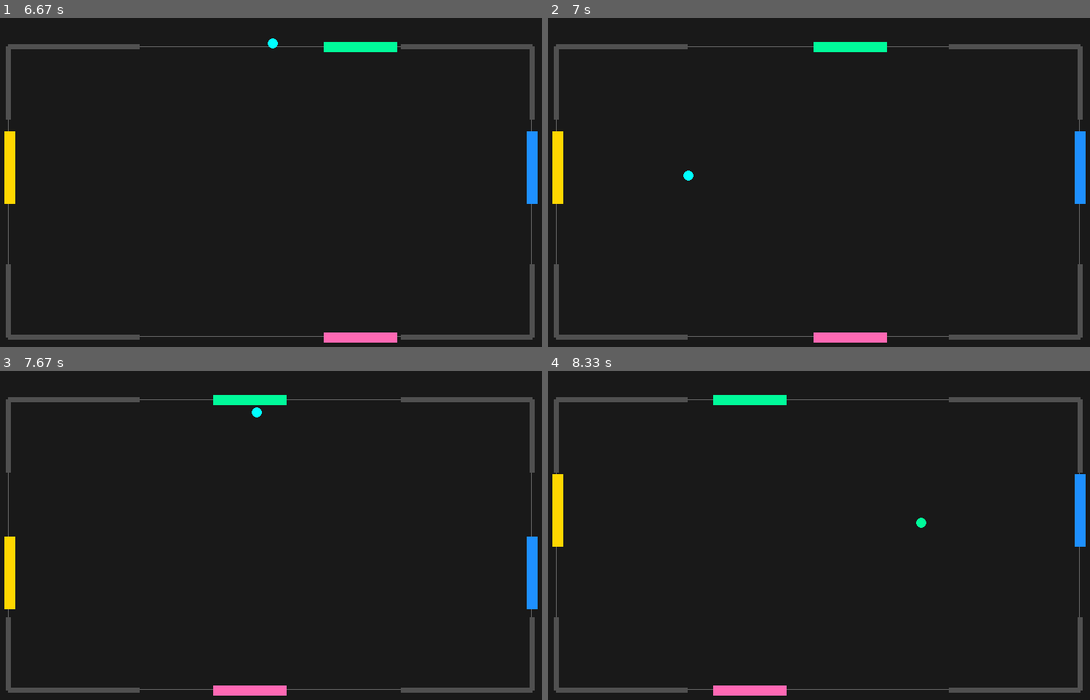
Above: before the commit, frames 1-4 (two rows, left to right).
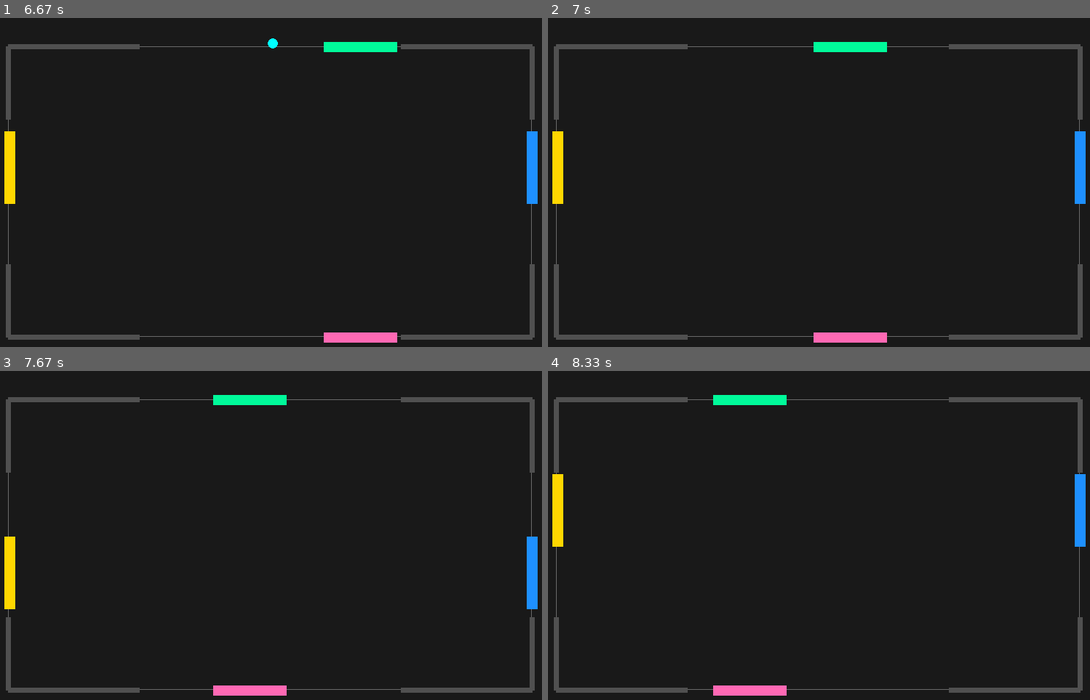
Above: after the commit, the same moments.

Repository: ranimonium/quadpong
Game: pygame game, started from proto4p.py
The game is run twice, just before and just after one commit, with the same random seed, the same clock (stepped at 60 frames per second) and the same inputs. The source is Python 2; it was converted automatically to run under Python 3.
Inputs (mouse positions are in pixels of both pictures, inside the frame that each line leads up to):
- Up to frame 1 (6.67 s): tap S at 0.33 s; hold Right 0.67-1.13 s; hold D 0.67-1.13 s; move the mouse to (482, 182) at 0.7 s; hold Up 1.17-1.47 s; hold W 1.17-1.47 s; move the mouse to (113, 195) at 1.2 s; hold Right 1.5-1.97 s; hold D 1.5-1.97 s; move the mouse to (65, 136) at 1.53 s; hold Left 2-2.53 s; hold A 2-2.53 s; move the mouse to (368, 64) at 2.03 s; hold Down 2.57-2.87 s; hold S 2.57-2.87 s; move the mouse to (346, 221) at 2.6 s; hold Left 2.9-3.3 s; hold A 2.9-3.3 s; move the mouse to (281, 70) at 2.93 s; hold Up 3.33-3.7 s; hold W 3.33-3.7 s; move the mouse to (37, 182) at 3.37 s; hold Right 3.73-4.37 s; hold D 3.73-4.37 s; move the mouse to (281, 228) at 3.77 s; hold Down 4.4-4.77 s; hold S 4.4-4.77 s; move the mouse to (249, 129) at 4.43 s; hold Left 4.8-5.27 s; hold A 4.8-5.27 s; move the mouse to (439, 248) at 4.83 s; hold Right 5.3-5.77 s; hold D 5.3-5.77 s; move the mouse to (162, 73) at 5.33 s; hold Up 5.8-6.1 s; hold W 5.8-6.1 s; move the mouse to (444, 159) at 5.83 s; hold Right 6.13-6.6 s; hold D 6.13-6.6 s; move the mouse to (21, 110) at 6.17 s; hold Left from 6.63 s (still down); hold A from 6.63 s (still down)
- Up to frame 2 (7 s): keep holding Left; keep holding A; move the mouse to (1057, 162) at 6.67 s
- Up to frame 3 (7.67 s): release Left at 7.17 s; release A at 7.17 s; hold Down 7.2-7.5 s; hold S 7.2-7.5 s; move the mouse to (406, 479) at 7.23 s; hold Left from 7.53 s (still down); hold A from 7.53 s (still down); move the mouse to (498, 614) at 7.57 s
- Up to frame 4 (8.33 s): release Left at 7.93 s; release A at 7.93 s; hold Up from 7.97 s (still down); hold W from 7.97 s (still down); move the mouse to (618, 423) at 8 s

Frame 1 is identical in both runs. In frame 2, less than 0.1% of the frame differs, in the area x 24-27%, y 46-50%; in frame 3, less than 0.1%; in frame 4, less than 0.1%.

Commit message:
START NETWORKING

Diff:
--- /dev/null
+++ b/client.py
@@ -0,0 +1,22 @@
+"""
+GAME CLIENT
+
+Hi, suggestion lang ang nandito.
+Be free to implement your own ideas.
+
+"""
+
+modifiable_field = 'i-modify mo ako'
+
+
+#all clients, including self.  self knows self using client_id
+clients = []
+
+client_id = 0 # to be assigned once connected; would be the own index in clients list
+
+def movement():t
+	#modify modifiable field
+	pass
+
+def get_modifiable_field():
+	return modifiable_field
--- a/elements.py
+++ b/elements.py
@@ -86,6 +86,9 @@
 	def set_pos(self, pos):
 		self.x, self.y = pos[0], pos[1]
 
+	def get_pos(self):
+		return (self.x, self.y)
+
 	def set_direction(self, direction):
 		self.direction = direction
 
--- a/proto4p.py
+++ b/proto4p.py
@@ -103,7 +103,7 @@
 				ball.bounce('vertical')
 		# print "rect_i = " + str(rect_i)
 
-
+#handle paddle-border limitations
 def handle_borderPaddleCollisions(border_rects, paddle_rects):
 	for p in paddle_rects:
 		# print paddle_rects.index(p)
@@ -115,8 +115,37 @@
 		if paddle_i != -1:
 			players[paddle_i].set_direction(e.NONE)
 
-
-
+def manage_scoring(ball):
+
+	# index of the player whose side had the ball come out:  0 - top; 1 - bottom; 2 - left; 3 - right
+	player_side = -1
+
+	TOP = 0
+	BOTTOM = 1
+	LEFT = 2
+	RIGHT = 3
+
+	if ball.x < -10:
+		player_side = LEFT
+	elif ball.x > WINDOWWIDTH+10:
+		player_side = RIGHT
+	elif ball.y < -10:
+		player_side = TOP
+	elif ball.y > WINDOWHEIGHT+10:
+		player_side = BOTTOM
+	if player_side != -1:
+		player_scored_i = [p.color for p in players].index(ball.color)
+		if player_scored_i != player_side: # to ensure that you won't score from your own loss
+			players[ player_scored_i ].add_score()
+		ball = e.Ball( e.AQUA, [250, 250])
+		print ball.get_pos()
+		ball.set_direction(e.NE)
+
+
+	for p in players:
+		print str(players.index(p)) + " " + str(p.score)
+
+	return ball
 #ball speed
 BSPEED = 2
 
@@ -203,14 +232,16 @@
 	for p in players:
 		p.update_pos(PSPEED)
 
-	# restarts the ball if it ever gets out of the windor
-	if ball.x < -10 or ball.x > WINDOWWIDTH+10 or ball.y < -10 or ball.y > WINDOWHEIGHT+10:
-		ball = e.Ball( e.AQUA, [250, 250])
-		ball.set_direction(e.NE)
+	# player scores if ball comes out of the window
+	print "BALL COLOR " + str(ball.color)
+	try:
+		ball = manage_scoring(ball)
+	except:
+		pass
+	print "BALL COLOR " + str(ball.color) + str(ball.get_pos())
 
 	# window not drawn onto the actual screen unless this is called
 	pygame.display.update()
 
-
 	# parang time.sleep pero frames per second
 	clock.tick(FPS)
--- /dev/null
+++ b/server.py
@@ -0,0 +1,16 @@
+"""
+GAME SERVER
+
+Hi, eto lang naisip ko.
+Be free to implement your own ideas.
+
+"""
+
+#the clients socket or whatever
+clients = []
+
+#must be in some thread
+def update():
+	# gets the modifiable_field of all clients:  get_modifiable_field
+	# broadcast the modifiable_field of each client to every other clients
+	pass
